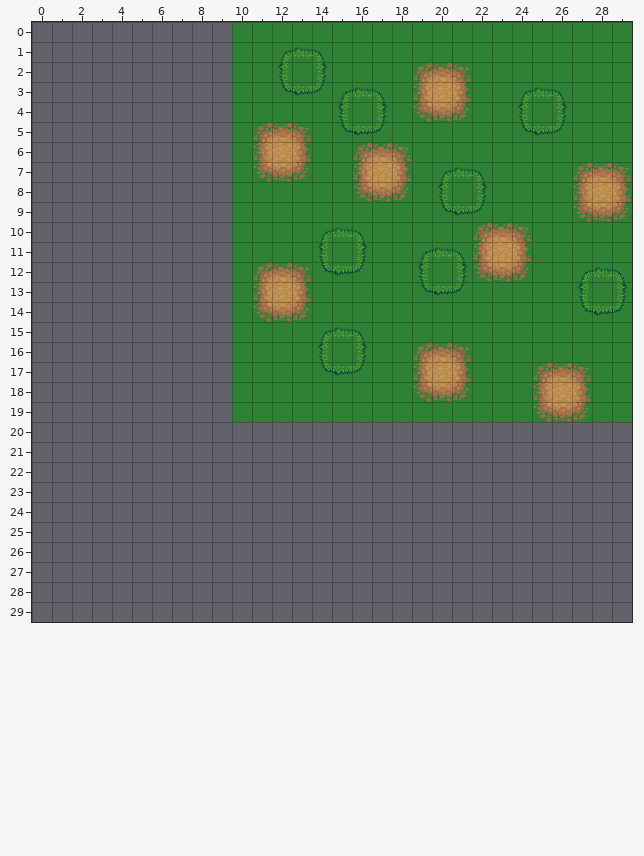
One commit to this Tiled map: rpg-android/assets/data/maps/test2.tmx. The first picture shows the starting point.
Cells are 32x32 px. Shown: x 0..29, y 0..29. The old version is drawn lined up with the new one.
New version:
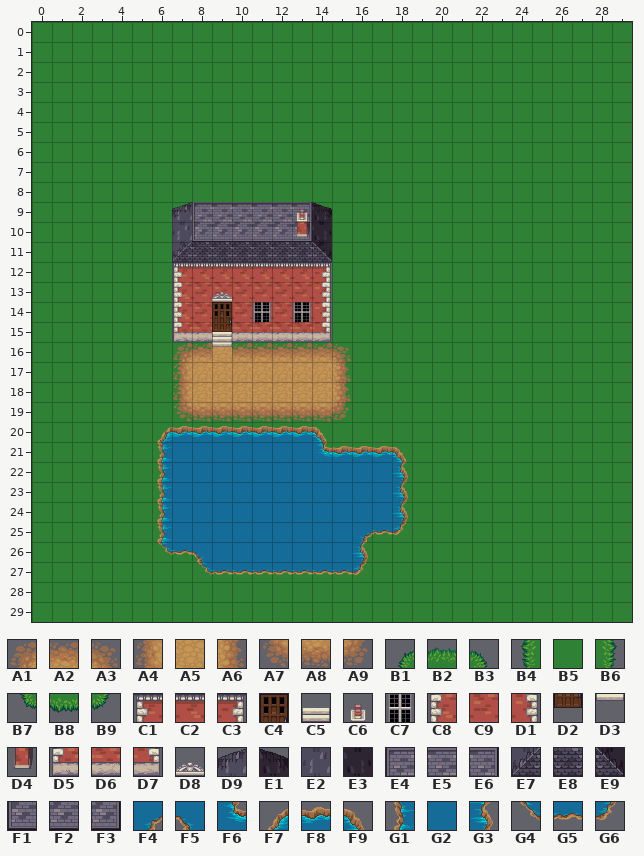
Key: from "dirt": A1 6, A2 7, A3 8, A4 9, A5 10, A6 11, A7 12, A8 13, A9 14; from "grass": B1 6, B2 7, B3 8, B4 9, B5 10, B6 11, B7 12, B8 13, B9 14; from "house": C1 0, C2 1, C3 2, C4 3, C5 4, C6 6, C7 7, C8 9, C9 10, D1 11, D2 12, D3 13, D4 15, D5 18, D6 19, D7 20, D8 21, D9 27, E1 29, E2 36, E3 38, E4 39, E5 40, E6 41, E7 45, E8 46, E9 47, F1 48, F2 49, F3 50; from "water": F4 1, F5 2, F6 4, F7 6, F8 7, F9 8, G1 9, G2 10, G3 11, G4 12, G5 13, G6 14.
__ is an empty cell, ## one hidden under a higher layer.
Changes in this commit:
map size 20x20 -> 30x30 cells (old content now starts at 10,0; both pictures use the new coordinates)
Layer "Tile Layer 1":
y 0..8: x 0..9 __ __ __ __ __ __ __ __ __ __ -> B5 B5 B5 B5 B5 B5 B5 B5 B5 B5
y 9: x 0..13 __ __ __ __ __ __ __ __ __ __ B5 B5 B5 B5 -> B5 B5 B5 B5 B5 B5 B5 B5 E4 E5 E5 E5 E5 E6
y 10: x 0..14 __ __ __ __ __ __ __ __ __ __ B5 B5 B5 B5 B5 -> B5 B5 B5 B5 B5 B5 B5 E2 F1 F2 F2 F2 F2 F3 E3
y 11: x 0..14 __ __ __ __ __ __ __ __ __ __ B5 B5 B5 B5 B5 -> B5 B5 B5 B5 B5 B5 B5 E7 E8 E8 E8 E8 E8 E8 E9
y 12: x 0..14 __ __ __ __ __ __ __ __ __ __ B5 B5 B5 B5 B5 -> B5 B5 B5 B5 B5 B5 B5 C1 C2 C2 C2 C2 C2 C2 C3
y 13: x 0..14 __ __ __ __ __ __ __ __ __ __ B5 B5 ## B5 B5 -> B5 B5 B5 B5 B5 B5 B5 C8 C9 C9 C9 C9 C9 C9 D1
y 14: x 0..14 __ __ __ __ __ __ __ __ __ __ B5 B5 B5 B5 B5 -> B5 B5 B5 B5 B5 B5 B5 C8 C9 C4 C9 C9 C9 C9 D1
y 15: x 0..14 __ __ __ __ __ __ __ __ __ __ B5 B5 B5 B5 B5 -> B5 B5 B5 B5 B5 B5 B5 D5 D6 C5 D6 D6 D6 D6 D7
y 16: x 0..9 __ __ __ __ __ __ __ __ __ __ -> B5 B5 B5 B5 B5 B5 B5 B5 B5 A5
y 17..18: x 0..14 __ __ __ __ __ __ __ __ __ __ B5 B5 B5 B5 B5 -> B5 B5 B5 B5 B5 B5 B5 B5 A5 A5 A5 A5 A5 A5 A5
y 19: x 0..9 __ __ __ __ __ __ __ __ __ __ -> B5 B5 B5 B5 B5 B5 B5 B5 B5 B5
y 20: x 0..29 __ __ __ __ __ __ __ __ __ __ __ __ __ __ __ __ __ __ __ __ __ __ __ __ __ __ __ __ __ __ -> B5 B5 B5 B5 B5 B5 B5 B5 B5 B5 B5 B5 B5 B5 B5 B5 B5 B5 B5 B5 B5 B5 B5 B5 B5 B5 B5 B5 B5 B5
y 21: x 0..29 __ __ __ __ __ __ __ __ __ __ __ __ __ __ __ __ __ __ __ __ __ __ __ __ __ __ __ __ __ __ -> B5 B5 B5 B5 B5 B5 B5 G2 G2 G2 G2 G2 G2 G2 B5 B5 B5 B5 B5 B5 B5 B5 B5 B5 B5 B5 B5 B5 B5 B5
y 22..24: x 0..29 __ __ __ __ __ __ __ __ __ __ __ __ __ __ __ __ __ __ __ __ __ __ __ __ __ __ __ __ __ __ -> B5 B5 B5 B5 B5 B5 B5 G2 G2 G2 G2 G2 G2 G2 G2 G2 G2 G2 B5 B5 B5 B5 B5 B5 B5 B5 B5 B5 B5 B5
y 25: x 0..29 __ __ __ __ __ __ __ __ __ __ __ __ __ __ __ __ __ __ __ __ __ __ __ __ __ __ __ __ __ __ -> B5 B5 B5 B5 B5 B5 B5 G2 G2 G2 G2 G2 G2 G2 G2 G2 B5 B5 B5 B5 B5 B5 B5 B5 B5 B5 B5 B5 B5 B5
y 26: x 0..29 __ __ __ __ __ __ __ __ __ __ __ __ __ __ __ __ __ __ __ __ __ __ __ __ __ __ __ __ __ __ -> B5 B5 B5 B5 B5 B5 B5 B5 B5 G2 G2 G2 G2 G2 G2 G2 B5 B5 B5 B5 B5 B5 B5 B5 B5 B5 B5 B5 B5 B5
y 27..29: x 0..29 __ __ __ __ __ __ __ __ __ __ __ __ __ __ __ __ __ __ __ __ __ __ __ __ __ __ __ __ __ __ -> B5 B5 B5 B5 B5 B5 B5 B5 B5 B5 B5 B5 B5 B5 B5 B5 B5 B5 B5 B5 B5 B5 B5 B5 B5 B5 B5 B5 B5 B5
Layer "Tile Layer 2":
y 1: x 12..14 B1 B2 B3 -> __ __ __
y 2: x 12 B4 -> __; x 14 B6 -> __; x 19..21 A1 A2 A3 -> __ __ __
y 3: x 12..17 B7 B8 B9 B1 B2 B3 -> __ __ __ __ __ __; x 19..21 A4 A5 A6 -> __ __ __; x 24..26 B1 B2 B3 -> __ __ __
y 4: x 15 B4 -> __; x 17 B6 -> __; x 19..21 A7 A8 A9 -> __ __ __; x 24 B4 -> __; x 26 B6 -> __
y 5: x 11..13 A1 A2 A3 -> __ __ __; x 15..17 B7 B8 B9 -> __ __ __; x 24..26 B7 B8 B9 -> __ __ __
y 6: x 11..13 A4 A5 A6 -> __ __ __; x 16..18 A1 A2 A3 -> __ __ __
y 7: x 11..13 A7 A8 A9 -> __ __ __; x 16..18 A4 A5 A6 -> __ __ __; x 20..22 B1 B2 B3 -> __ __ __; x 27..29 A1 A2 A3 -> __ __ __
y 8: x 16..18 A7 A8 A9 -> __ __ __; x 20 B4 -> __; x 22 B6 -> __; x 27..29 A4 A5 A6 -> __ __ __
y 9: x 7 __ -> D9; x 13..14 __ __ -> C6 E1; x 20..22 B7 B8 B9 -> __ __ __; x 27..29 A7 A8 A9 -> __ __ __
y 10: x 13..16 __ B1 B2 B3 -> D4 __ __ __; x 22..24 A1 A2 A3 -> __ __ __
y 11: x 14 B4 -> __; x 16 B6 -> __; x 19..24 B1 B2 B3 A4 A5 A6 -> __ __ __ __ __ __
y 12: x 11..16 A1 A2 A3 B7 B8 B9 -> __ __ __ __ __ __; x 19 B4 -> __; x 21..24 B6 A7 A8 A9 -> __ __ __ __; x 27..29 B1 B2 B3 -> __ __ __
y 13: x 9 __ -> D8; x 11..13 A4 A5 A6 -> __ __ __; x 19..21 B7 B8 B9 -> __ __ __; x 27 B4 -> __; x 29 B6 -> __
y 14: x 11..13 A7 A8 A9 -> C7 __ C7; x 27..29 B7 B8 B9 -> __ __ __
y 15: x 9 __ -> D2; x 14..16 B1 B2 B3 -> __ __ __
y 16: x 7..16 __ __ __ __ __ __ __ B4 B5 B6 -> A1 A2 D3 A2 A2 A2 A2 A2 A3 __; x 19..21 A1 A2 A3 -> __ __ __
y 17: x 7 __ -> A4; x 14..16 B7 B8 B9 -> __ A6 __; x 19..21 A4 A5 A6 -> __ __ __; x 25..27 A1 A2 A3 -> __ __ __
y 18: x 7 __ -> A4; x 15 __ -> A6; x 19..21 A7 A8 A9 -> __ __ __; x 25..27 A4 A5 A6 -> __ __ __
y 19: x 7..15 __ __ __ __ __ __ __ __ __ -> A7 A8 A8 A8 A8 A8 A8 A8 A9; x 25..27 A7 A8 A9 -> __ __ __
y 20: x 6..14 __ __ __ __ __ __ __ __ __ -> F7 F8 F8 F8 F8 F8 F8 F8 F9
y 21: x 6 __ -> G1; x 14..18 __ __ __ __ __ -> F6 F8 F8 F8 F9
y 22..24: x 6 __ -> G1; x 18 __ -> G3
y 25: x 6 __ -> G1; x 16..18 __ __ __ -> F4 G5 G6
y 26: x 6..8 __ __ __ -> G4 G5 F5; x 16 __ -> G3
y 27: x 8..16 __ __ __ __ __ __ __ __ __ -> G4 G5 G5 G5 G5 G5 G5 G5 G6
Pixel boxes of the changes (left, top, right, bottom) in both pictures:
changed: (32, 22, 632, 622)
